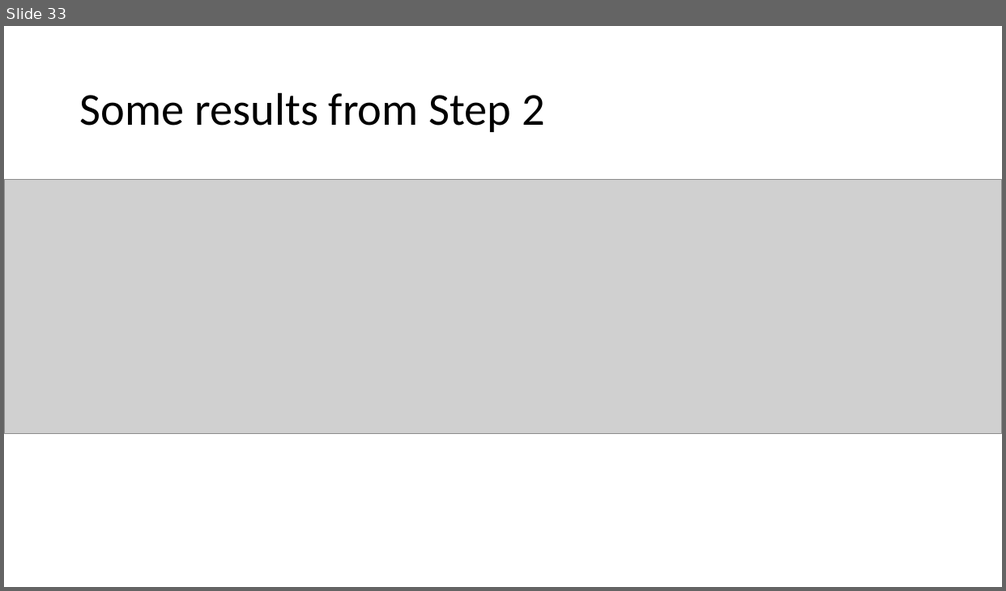
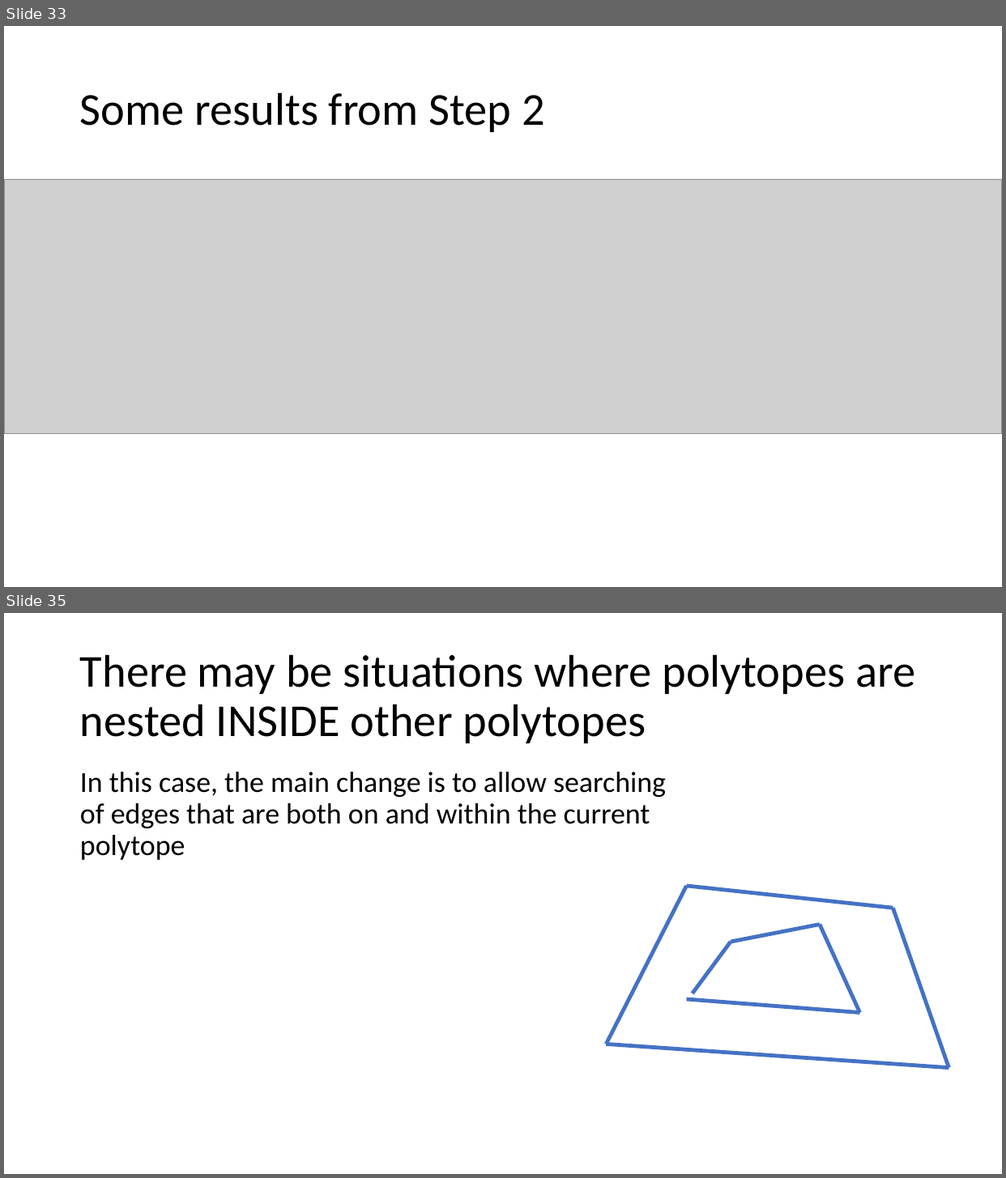
Before and after one commit to ivsg-psu/ivsg-psu-PathPlanning_MapTools_VertexSkeleton, a slide deck: Documents/VertexSkeletonClassLibrary.pptx. Shown one above the other, each under a label of ours: slide 33 before the commit, slides 33 and 35 after it; the slides between them are not shown. The pictures are 1006x591 and 1006x1178 pixels, drawn with LibreOffice and Linux fonts; fonts in the diff are those of the drawing; grey boxes stand for pictures. Boxes give left, top, right and bottom in pixels: in the first picture for what was removed or moved away, otherwise in the second. Text is boxed around its words. In the diff, an @@ line names an element or a change of style, - is before the commit and + after.

Commit message:
BROKEN: working on fcn_VSkel_polytopeFindVertexSkeleton. Finished line segment testing.

```diff
--- a/Documents/VertexSkeletonClassLibrary.pptx
+++ b/Documents/VertexSkeletonClassLibrary.pptx
@@ slide 35 added at (4, 613, 1002, 1174), background #FFFFFF @@
@@ title added at (80, 654, 915, 743), 44 pt, text #000000 @@
+There may be situations where polytopes are nested INSIDE other polytopes
@@ text added at (80, 772, 666, 860), 28 pt, text #000000 @@
+In this case, the main change is to allow searching of edges that are both on and within the current polytope
@@ line added from (606, 1044) to (687, 886), #4472C4 3.75 pt @@
@@ line added from (893, 908) to (687, 886), #4472C4 3.75 pt @@
@@ line added from (731, 942) to (820, 924), #4472C4 3.75 pt @@
@@ line added from (859, 1013) to (820, 924), #4472C4 3.75 pt @@
@@ line added from (893, 908) to (948, 1068), #4472C4 3.75 pt @@
@@ line added from (731, 942) to (692, 994), #4472C4 3.75 pt @@
@@ line added from (859, 1013) to (687, 999), #4472C4 3.75 pt @@
@@ line added from (606, 1044) to (948, 1068), #4472C4 3.75 pt @@
```
Also in this commit, not shown: 3 slides changed, 6 other files.
